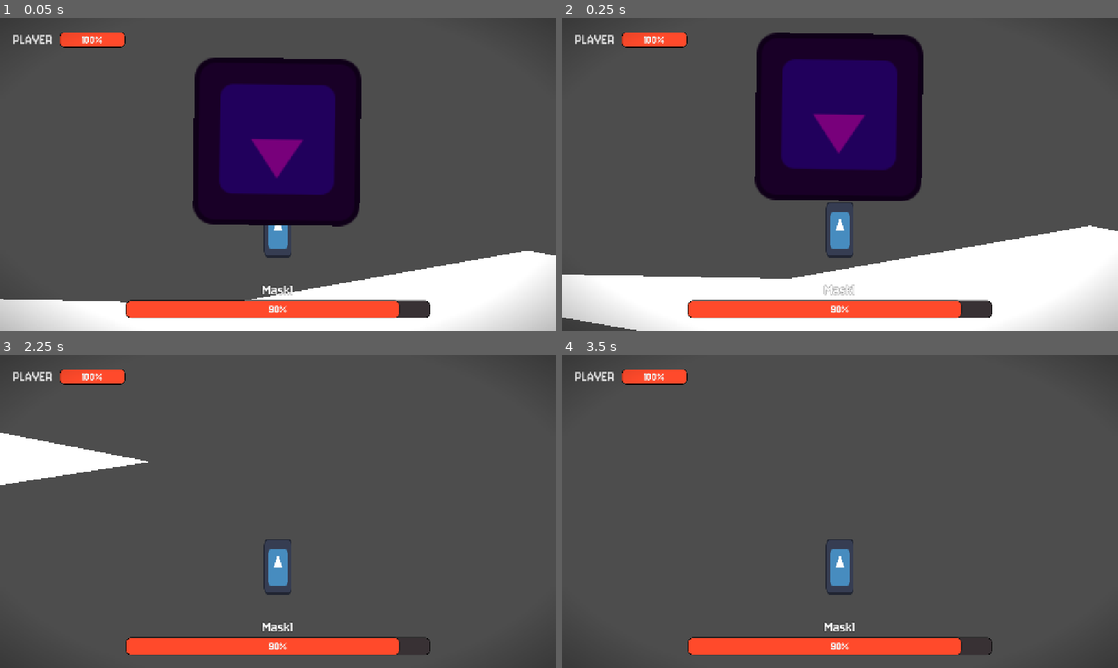
Above: before the commit, frames 1-4 (two rows, left to right).
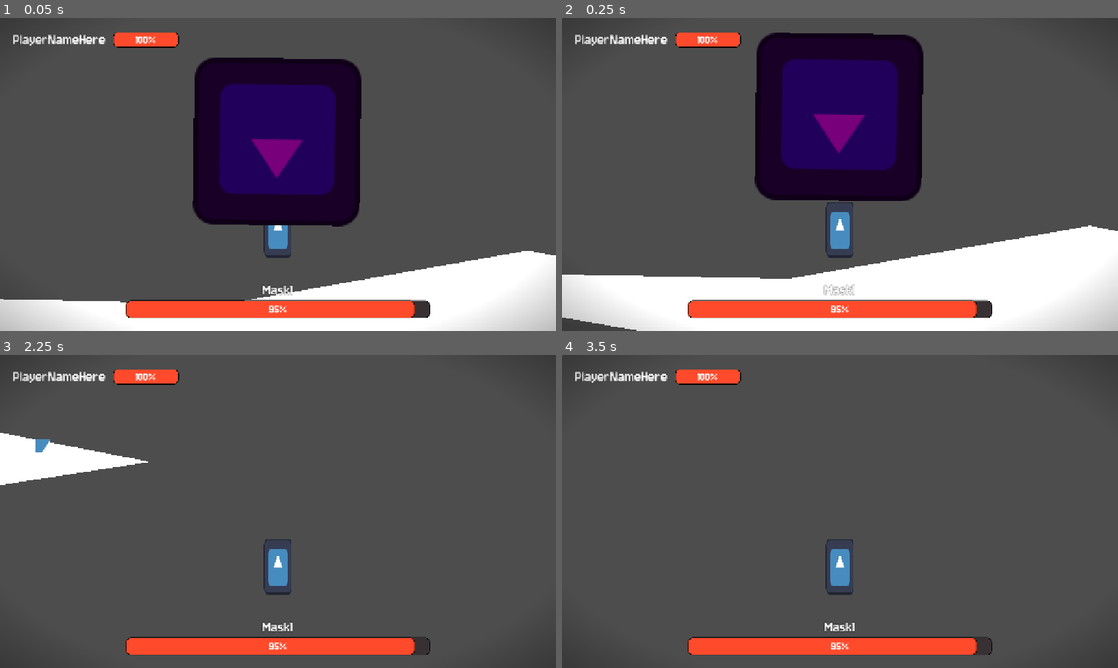
Above: after the commit, the same moments.

Repository: Jeremy-81/GamaBanda
Game: Godot game, scene res://scenes/boss_fight.tscn
Same seed, same stepped clock (60 frames per second), same inputs: the game is played once before the commit and once after it. The engine's default icon, where the game draws it, is replaced by a stand-in: a white triangle on a blue panel in a dark square.
Inputs:
- Up to frame 1 (0.05 s): no input
- Up to frame 2 (0.25 s): no input
- Up to frame 3 (2.25 s): hold D (go_right) 0.53-2.03 s; tap Shift (dash) at 0.6, 1.35, 2.1 s; tap Space (jump) at 0.77, 1.52 s; hold A (go_left) from 2.03 s (still down)
- Up to frame 4 (3.5 s): tap Enter at 2.75 s; release A (go_left) at 2.78 s; hold D (go_right) from 2.78 s (still down); tap Shift (dash) at 2.85 s; tap Space (jump) at 3.02 s

The runs differ from the first frame. In frame 1, 1.3% of the frame differs, in the area x 3-75%, y 4-96%; in frame 2, 1.3%; in frame 3, 1.4%; in frame 4, 1.3%.

Commit message:
Boss attacks

Diff:
--- /dev/null
+++ b/scenes/boss_attacks/boss_attack.gd
@@ -0,0 +1,18 @@
+extends AnimatableBody2D
+
+@export var damage: float
+@export var target: Node
+@export var speed: float
+
+var player
+
+func _ready() -> void:
+	pass
+
+func _physics_process(delta: float) -> void:
+	var step := speed * delta
+	var direction = player.global_position
+	global_position += direction * step
+
+func get_damage() -> float:
+	return damage
--- /dev/null
+++ b/scenes/boss_attacks/boss_attack.tscn
@@ -0,0 +1,65 @@
+[gd_scene format=3 uid="uid://bgvesaacofdjy"]
+
+[ext_resource type="Texture2D" uid="uid://61wvyl0hmq1o" path="res://icon.svg" id="1_cmqgb"]
+[ext_resource type="Script" uid="uid://ctvwpnuy61a2o" path="res://scenes/boss_attacks/boss_attack.gd" id="1_fefrm"]
+
+[sub_resource type="AtlasTexture" id="AtlasTexture_fefrm"]
+atlas = ExtResource("1_cmqgb")
+region = Rect2(64, 32, 32, 32)
+
+[sub_resource type="AtlasTexture" id="AtlasTexture_7qgqo"]
+atlas = ExtResource("1_cmqgb")
+region = Rect2(32, 32, 32, 32)
+
+[sub_resource type="AtlasTexture" id="AtlasTexture_hlfr0"]
+atlas = ExtResource("1_cmqgb")
+region = Rect2(64, 64, 32, 32)
+
+[sub_resource type="AtlasTexture" id="AtlasTexture_hmx8u"]
+atlas = ExtResource("1_cmqgb")
+region = Rect2(32, 96, 32, 32)
+
+[sub_resource type="SpriteFrames" id="SpriteFrames_sddsa"]
+animations = [{
+"frames": [{
+"duration": 1.0,
+"texture": SubResource("AtlasTexture_fefrm")
+}, {
+"duration": 1.0,
+"texture": SubResource("AtlasTexture_7qgqo")
+}, {
+"duration": 1.0,
+"texture": SubResource("AtlasTexture_hlfr0")
+}, {
+"duration": 1.0,
+"texture": SubResource("AtlasTexture_hmx8u")
+}],
+"loop": true,
+"name": &"default",
+"speed": 5.0
+}]
+
+[sub_resource type="CircleShape2D" id="CircleShape2D_cmqgb"]
+radius = 18.027756
+
+[sub_resource type="CircleShape2D" id="CircleShape2D_fefrm"]
+radius = 28.160255
+
+[node name="BossAttack" type="AnimatableBody2D" unique_id=1234559325]
+script = ExtResource("1_fefrm")
+damage = 5.0
+speed = 3.0
+
+[node name="AnimatedSprite2D" type="AnimatedSprite2D" parent="." unique_id=398896364]
+sprite_frames = SubResource("SpriteFrames_sddsa")
+autoplay = "default"
+frame_progress = 0.61080515
+
+[node name="CollisionShape2D" type="CollisionShape2D" parent="." unique_id=1558523574]
+shape = SubResource("CircleShape2D_cmqgb")
+debug_color = Color(0.8776978, 0.2844998, 0.4937958, 0.41960785)
+
+[node name="Area2D" type="Area2D" parent="." unique_id=146741015]
+
+[node name="CollisionShape2D" type="CollisionShape2D" parent="Area2D" unique_id=687042684]
+shape = SubResource("CircleShape2D_fefrm")
--- a/scenes/boss_fight.tscn
+++ b/scenes/boss_fight.tscn
@@ -5,14 +5,14 @@
 [ext_resource type="PackedScene" uid="uid://cq6iebmicilbf" path="res://scenes/objects/boss/boss.tscn" id="3_7ydql"]
 [ext_resource type="PackedScene" uid="uid://bo8pyxkcykbab" path="res://scenes/game_interface.tscn" id="4_85w88"]
 
-[sub_resource type="RectangleShape2D" id="RectangleShape2D_7ydql"]
-size = Vector2(1278.5, 313)
-
 [node name="BossFight" type="Node2D" unique_id=1442488628]
 script = ExtResource("1_1hapx")
 
 [node name="Player" parent="." unique_id=2105575625 instance=ExtResource("2_7ydql")]
 position = Vector2(0, -3)
+hp = 100.0
+player_name = "PlayerNameHere"
+damage = 5.0
 
 [node name="Polygon2D" type="Polygon2D" parent="." unique_id=1659728634]
 polygon = PackedVector2Array(-118, 170, 575, 48, 1438, 216, 501, 361, 37, 377, -1274, 148)
@@ -22,10 +22,11 @@
 [node name="CollisionPolygon2D" type="CollisionPolygon2D" parent="Polygon2D/StaticBody2D" unique_id=973664096]
 polygon = PackedVector2Array(-118, 170, 575, 48, 1438, 216, 501, 361, 37, 377, -1274, 148)
 
-[node name="Boss" parent="." unique_id=623795894 instance=ExtResource("3_7ydql")]
+[node name="Boss" parent="." unique_id=623795894 node_paths=PackedStringArray("player") instance=ExtResource("3_7ydql")]
 position = Vector2(-1, -27)
 boss_name = "Mask1"
 hp = 100.0
+player = NodePath("../Player")
 
 [node name="Camera2D" type="Camera2D" parent="." unique_id=1386835362]
 position = Vector2(0, 4)
@@ -33,14 +34,6 @@
 
 [node name="CanvasLayer" type="CanvasLayer" parent="." unique_id=254839686]
 
-[node name="GameInterface" parent="CanvasLayer" unique_id=1741185875 node_paths=PackedStringArray("boss") instance=ExtResource("4_85w88")]
+[node name="GameInterface" parent="CanvasLayer" unique_id=1741185875 node_paths=PackedStringArray("boss", "player") instance=ExtResource("4_85w88")]
 boss = NodePath("../../Boss")
-
-[node name="Hitbox" type="Area2D" parent="CanvasLayer" unique_id=1074399446]
-position = Vector2(667, 455)
-
-[node name="CollisionShape2D" type="CollisionShape2D" parent="CanvasLayer/Hitbox" unique_id=1021884328]
-visible = false
-position = Vector2(-24.75, -296.5)
-shape = SubResource("RectangleShape2D_7ydql")
-debug_color = Color(0.9210532, 0.23520407, 0.39786527, 0.41960785)
+player = NodePath("../../Player")
--- a/scenes/game_interface.gd
+++ b/scenes/game_interface.gd
@@ -1,22 +1,38 @@
 extends Control
 
 @export var boss: Node
+@export var player: Node
 
 @onready var boss_name: Label = $MarginContainer/VBoxContainer/VBoxContainer/BossName
 @onready var boss_life: ProgressBar = $MarginContainer/VBoxContainer/VBoxContainer/BossLife
+
+@onready var player_name: Label = $MarginContainer/VBoxContainer/HBoxContainer/PlayerName
+@onready var player_life: ProgressBar = $MarginContainer/VBoxContainer/HBoxContainer/PlayerLife
 
 func _ready() -> void:
 	boss.boss_ready.connect(boss_interface_init)
 	boss.boss_damage.connect(update_boss_life)
 	boss.boss_died.connect(game_won)
 
+	player.player_ready.connect(player_interface_init)
+	player.life_changed.connect(update_player_life)
+
 func update_boss_life(hp) -> void:
 	boss_life.value = hp
+
+func update_player_life(hp) -> void:
+	player_life.value = hp
 
 func boss_interface_init(name, hp) -> void:
 	boss_name.text = name
 	boss_life.max_value = hp
 	boss_life.value = hp
 
+func player_interface_init(name, hp) -> void:
+	player_name.text = name
+	player_life.max_value = hp
+	player_life.value = hp
+
+
 func game_won() -> void:
 	boss_name.text = "Boss DEAD - VICTORY"
--- a/scenes/objects/boss/boss.gd
+++ b/scenes/objects/boss/boss.gd
@@ -8,7 +8,7 @@
 @export var hp: float
 @export var heavy_damage_bar: float
 @export var damage: float
-
+@export var player : Node
 
 @onready var sprite_2d: Sprite2D = $Sprite2D
 
@@ -22,11 +22,14 @@
 func moove_to_background() -> void:
 	sprite_2d.scale = sprite_2d.scale /2
 
-func attack(target) -> void:
-	pass
+func attack() -> void:
+	var attack : Node = preload("res://scenes/boss_attacks/boss_attack.tscn").instantiate()
+	attack.player = player
+	add_child(attack)
 
 func _on_timer_timeout() -> void:
 	moove_to_background()
+	attack()
 
 func take_damage(amount: float) -> void:
 	hp -= amount
@@ -39,3 +42,6 @@
 func boss_die() -> void:
 	boss_died.emit()
 	queue_free()
+
+func get_damage() -> float:
+	return damage
--- a/scenes/objects/boss/boss.tscn
+++ b/scenes/objects/boss/boss.tscn
@@ -20,8 +20,7 @@
 texture = ExtResource("1_adfyq")
 
 [node name="Timer" type="Timer" parent="." unique_id=2083284811]
-wait_time = 3.0
-one_shot = true
+wait_time = 2.0
 autostart = true
 
 [node name="Hitbox" parent="." unique_id=487133279 node_paths=PackedStringArray("entity") instance=ExtResource("3_4e6rw")]
--- a/scenes/objects/hitbox/hitbox.gd
+++ b/scenes/objects/hitbox/hitbox.gd
@@ -11,4 +11,4 @@
 
 
 func _on_area_entered(area: Area2D) -> void:
-	take_damage(area.damage)
+	take_damage(area.get_parent().get_damage())
--- a/scenes/objects/player/player.gd
+++ b/scenes/objects/player/player.gd
@@ -1,6 +1,11 @@
 extends CharacterBody2D
 
+signal life_changed(life)
+signal player_ready(name, hp)
+
 @export var hp: float
+@export var player_name: String
+@export var damage: float
 
 var base_darken_factor : float;
 
@@ -17,7 +22,9 @@
 
 func _ready():
 	base_darken_factor = %ScreenShadow.texture.gradient.get_offset(0);
-	pass;
+
+	await get_tree().process_frame
+	player_ready.emit(player_name, hp)
 
 
 func _process(delta) -> void:
@@ -95,3 +102,7 @@
 
 func take_damage(amount: float) -> void:
 	hp -= amount
+	life_changed.emit(hp)
+
+func get_damage() -> float:
+	return damage
--- a/scenes/objects/player/player.tscn
+++ b/scenes/objects/player/player.tscn
@@ -84,7 +84,7 @@
 
 [node name="Hitbox" parent="." unique_id=487133279 node_paths=PackedStringArray("entity") instance=ExtResource("3_0a575")]
 collision_layer = 2
-collision_mask = 4
+collision_mask = 5
 damage = 10.0
 entity = NodePath("..")
 
Not shown, added: assets/player/jump-Sheet 80x80.png.import
Not shown, added: scenes/boss_attacks/boss_attack.gd.uid
